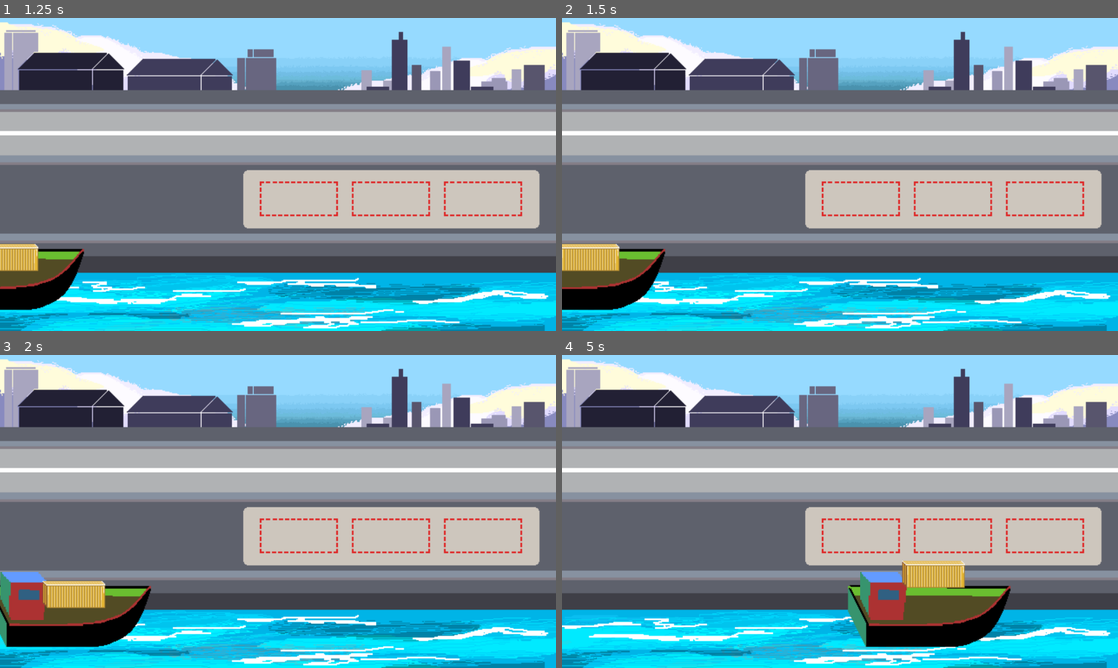
Above: before the commit, frames 1-4 (two rows, left to right).
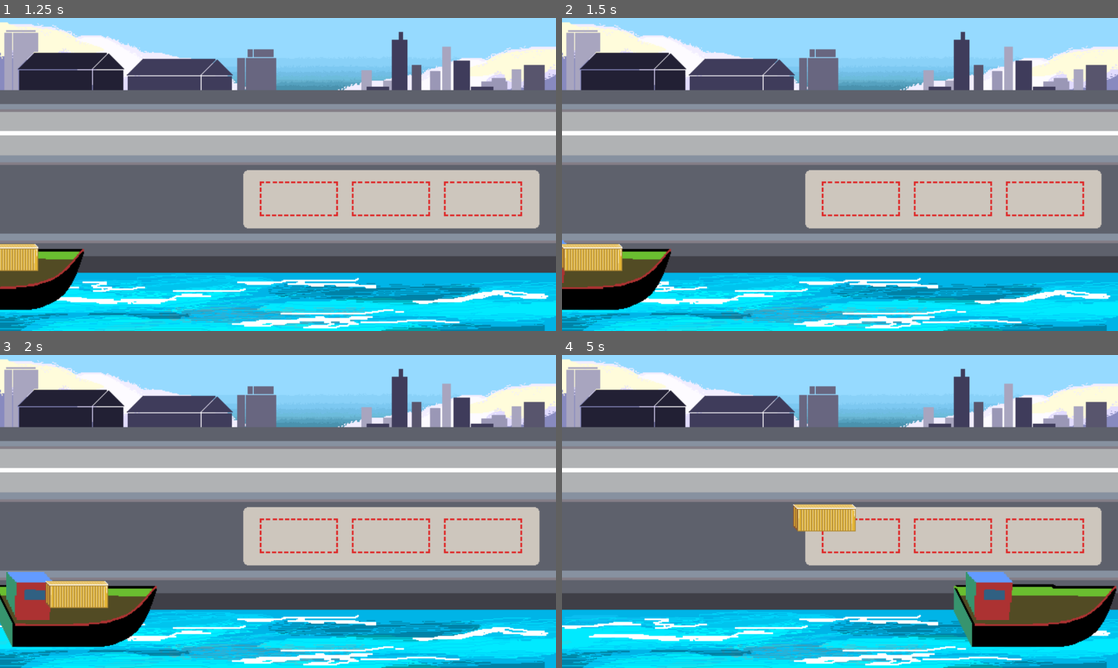
Above: after the commit, the same moments.

Repository: FlorCardinali/Game-jam-4.12.2023-puerto-de-ingeniero-white-
Game: Godot game, scene res://main.tscn
The game is run twice, just before and just after one commit, with the same random seed, the same clock (stepped at 60 frames per second) and the same inputs.
Inputs (mouse positions are in pixels of both pictures, inside the frame that each line leads up to):
- Up to frame 1 (1.25 s): move the mouse to (400, 158) at 0.52 s; press the mouse at (400, 158) at 0.53 s
- Up to frame 2 (1.5 s): move the mouse to (567, 259) at 1.27 s; release the mouse at (567, 259) at 1.28 s; click (567, 259) at 1.35 s
- Up to frame 3 (2 s): no input
- Up to frame 4 (5 s): move the mouse to (634, 596) at 2.02 s; press the mouse at (634, 596) at 2.03 s; move the mouse to (812, 574) at 2.77 s; release the mouse at (812, 574) at 2.78 s; click (812, 574) at 2.85 s; move the mouse to (1006, 558) at 3.52 s; press the mouse at (1006, 558) at 3.53 s; move the mouse to (673, 464) at 4.27 s; release the mouse at (673, 464) at 4.28 s; click (673, 464) at 4.35 s

Frame 1 is identical in both runs. In frame 2, 0.8% of the frame differs, in the area x 0-20%, y 70-94%; in frame 3, 1.6%; in frame 4, 11%, in the area x 41-100%, y 47-94%.

Commit message:
andando con cajas que no se chocan

Diff:
--- a/barco.tscn
+++ b/barco.tscn
@@ -12,6 +12,7 @@
 [node name="barco" type="CharacterBody2D" groups=["barcos"]]
 z_as_relative = false
 position = Vector2(3, 3)
+collision_layer = 3
 collision_priority = 5.0
 
 [node name="cabina" type="Sprite2D" parent="."]
--- a/caja.gd
+++ b/caja.gd
@@ -4,11 +4,10 @@
 var esta_adentro = false
 var distancia_al_click = Vector2.ZERO
 var colision
-var colisionador
 
 func _physics_process(delta):
 	if esta_adentro:
-		colision = move_and_collide(get_global_mouse_position() - distancia_al_click - position)
+		colision = move_and_collide((get_global_mouse_position() - distancia_al_click - position)*delta)
 
 func empujar(velocidad):
 	move_and_collide(velocidad)
--- a/caja.tscn
+++ b/caja.tscn
@@ -12,6 +12,7 @@
 [node name="caja" type="CharacterBody2D" groups=["cajas"]]
 z_index = 2
 z_as_relative = false
+collision_mask = 2
 input_pickable = true
 script = ExtResource("1_u3uut")
 metadata/_edit_group_ = true
